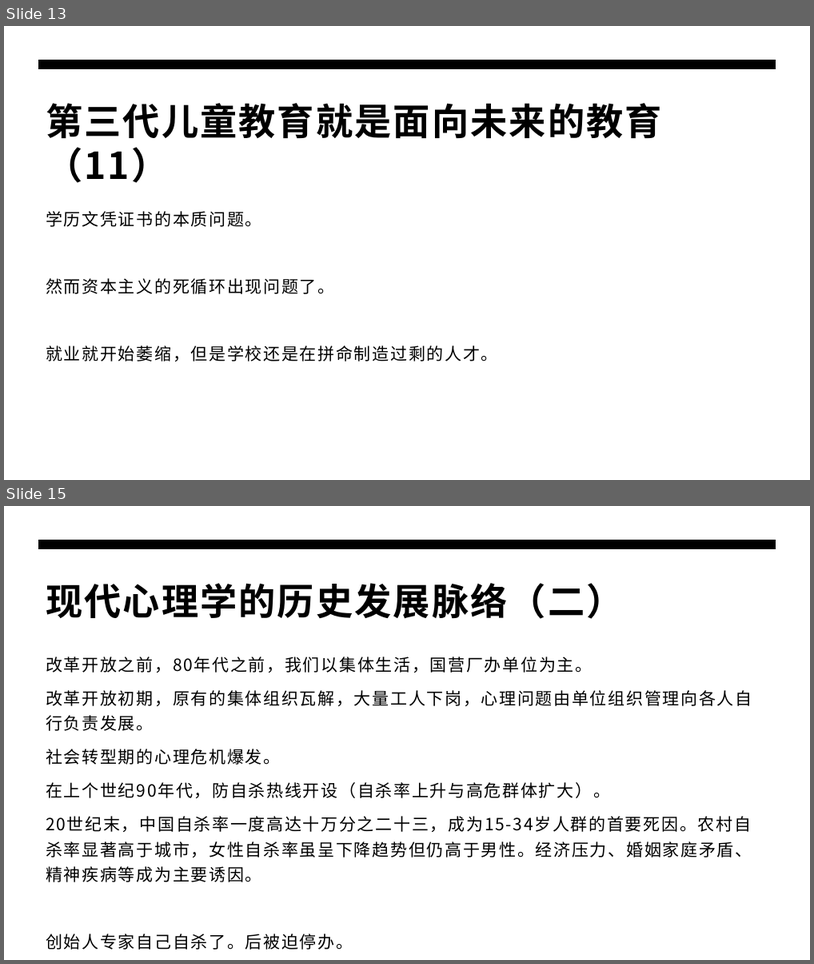
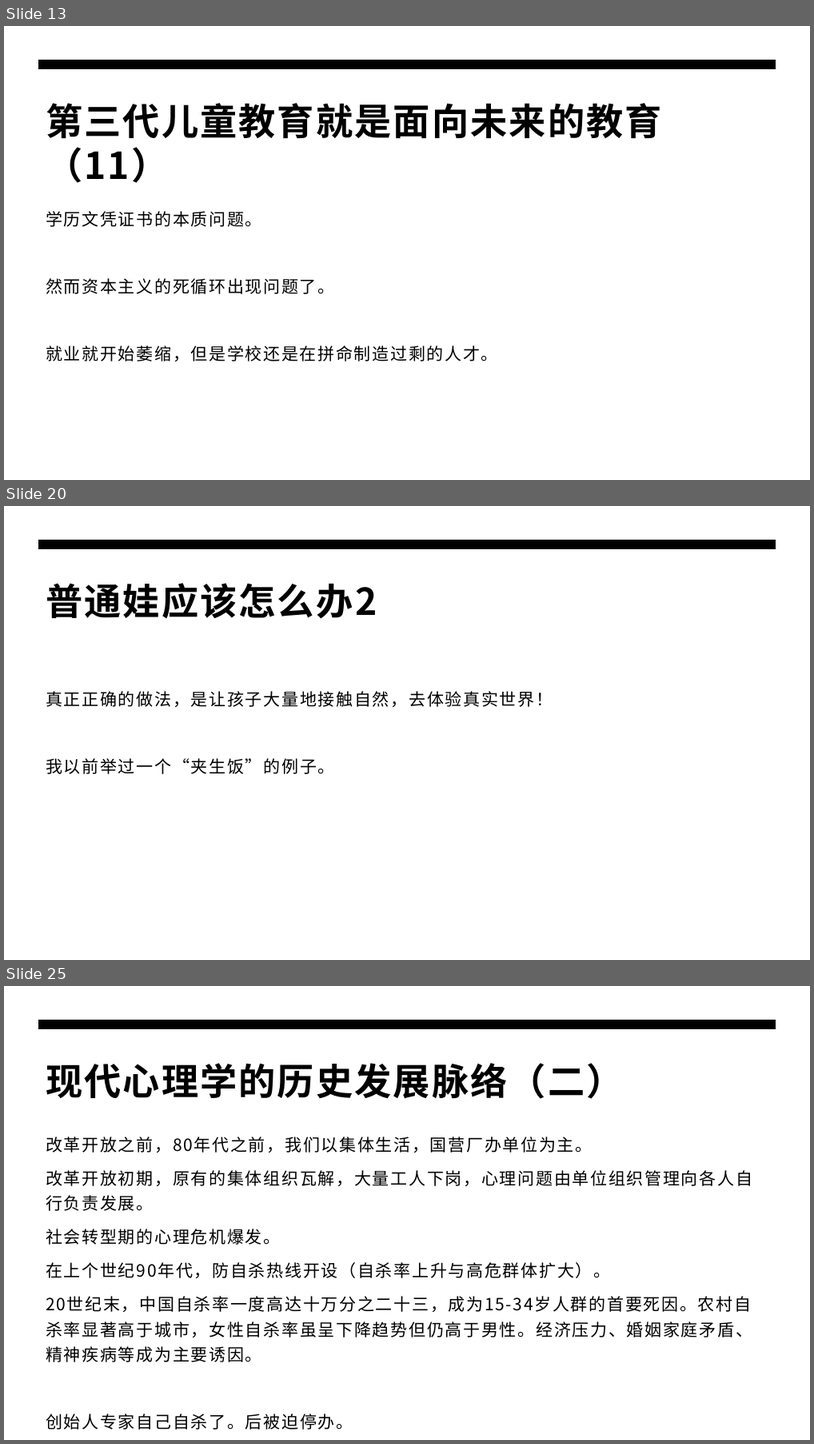
Before and after one commit to panxibei/writing, a slide deck: 44_心理学/24_浥尘伙伴社团原创：浥尘智慧家长课堂/AI时代高智慧家长私教课/父母公开课/父母公开课.pptx. Shown one above the other, each under a label of ours: slides 13 and 15 before the commit, slides 13, 20 and 25 after it; the slides between them are not shown. The pictures are 814x964 and 814x1444 pixels, drawn with LibreOffice and Linux fonts; fonts in the diff are those of the drawing. Boxes give left, top, right and bottom in pixels: in the first picture for what was removed or moved away, otherwise in the second. Text is boxed around its words. In the diff, an @@ line names an element or a change of style, - is before the commit and + after.

```diff
--- a/44_心理学/24_浥尘伙伴社团原创：浥尘智慧家长课堂/AI时代高智慧家长私教课/父母公开课/父母公开课.pptx
+++ b/44_心理学/24_浥尘伙伴社团原创：浥尘智慧家长课堂/AI时代高智慧家长私教课/父母公开课/父母公开课.pptx
@@ slide 20 added at box(4, 506, 810, 960), background #FFFFFF; not listed: 1 template element that a slide beside it also shows @@
@@ title added at box(46, 583, 377, 619), 44 pt, text #000000, bold @@
+普通娃应该怎么办2
@@ text added at box(46, 691, 553, 774), 20 pt, text #000000 @@
+真正正确的做法，是让孩子大量地接触自然，去体验真实世界！
+我以前举过一个“夹生饭”的例子。
@@ what was slide 15 is now slide 25 @@
```
Also in this commit, not shown: 1 slide changed, 9 other slides added.
